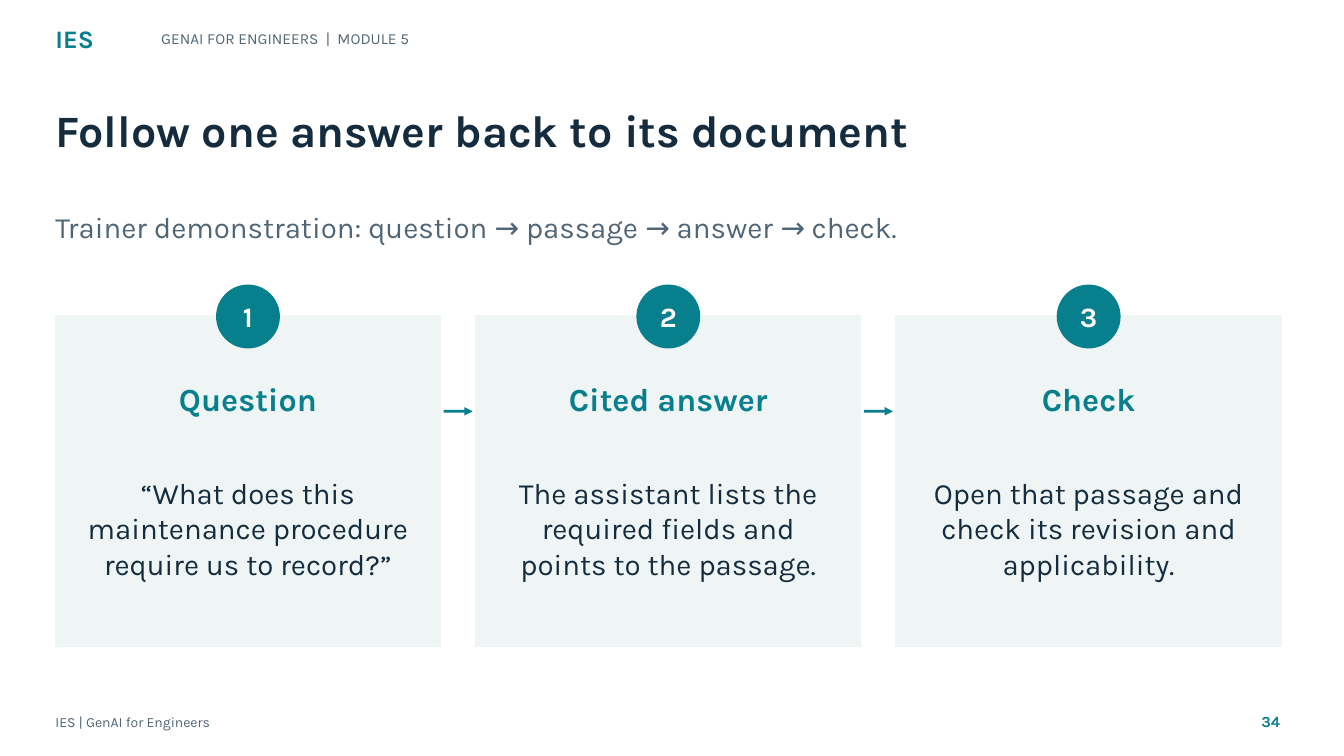
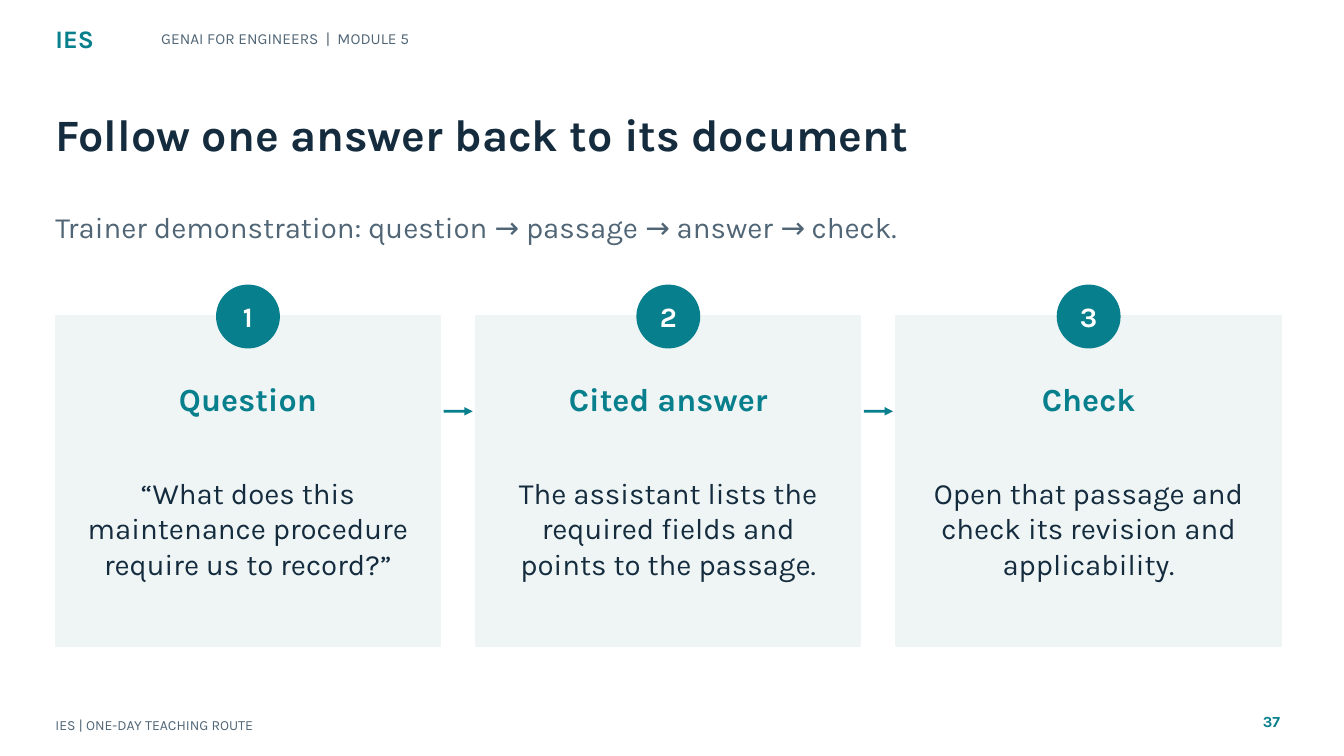
Before and after one commit to tertiarycourses/IES-GenAI-for-Engineers, a slide deck: slide 37 of courseware/Slides/IES-GenAI-for-Engineers.pptx (slide 34 before the commit). Drawn at 1344x756 pixels with LibreOffice and Linux fonts; fonts in the diff are those of the drawing. Boxes give left, top, right and bottom in pixels: in the first picture for what was removed or moved away, otherwise in the second. Text is boxed around its words. In the diff, an @@ line names an element or a change of style, - is before the commit and + after.

```diff
--- a/courseware/Slides/IES-GenAI-for-Engineers.pptx
+++ b/courseware/Slides/IES-GenAI-for-Engineers.pptx
@@ text "Follow one answer back to ...": place and size @@
-text "Follow one answer back to ..." at <box>55,115,908,148</box>
+text "Follow one answer back to ..." at <box>55,119,908,152</box>
@@ text at <box>1263,716,1280,728</box>: text changed @@
-34
+37
@@ text at <box>55,721,253,730</box>: text changed @@
-IES | GenAI for Engineers
+IES | ONE-DAY TEACHING ROUTE
```
Also in this commit, not shown: 37 other slides changed, 125 slides added, 51 other files.
